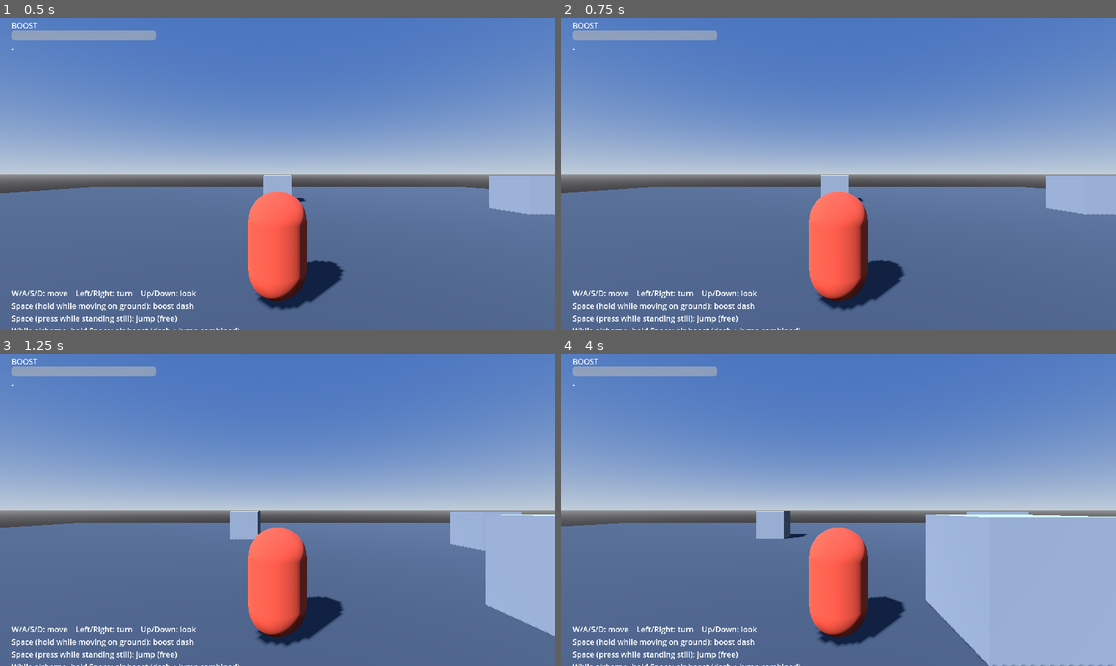
Above: before the commit, frames 1-4 (two rows, left to right).
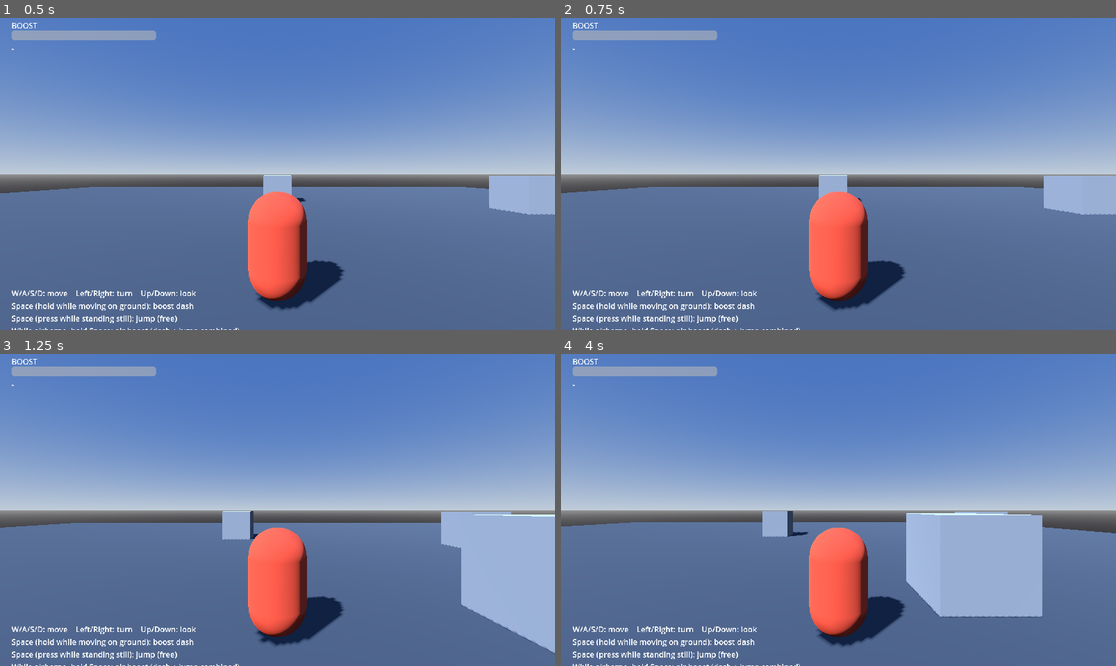
Above: after the commit, the same moments.

Repository: kozakoza1216/ac
Game: Godot game, scene res://scenes/Main.tscn
Same seed, same stepped clock (60 frames per second), same inputs: the game is played once before the commit and once after it.
Inputs:
- Up to frame 1 (0.5 s): no input
- Up to frame 2 (0.75 s): tap Enter at 0.5 s; hold D from 0.53 s (still down)
- Up to frame 3 (1.25 s): keep holding D; tap Space at 0.77 s
- Up to frame 4 (4 s): release D at 1.28 s; hold S 1.28-2.03 s; tap Space at 1.52, 3.02, 3.77 s; hold D 2.03-2.78 s; hold W 2.78-3.53 s; hold A from 3.53 s (still down)

Frame 1 is identical in both runs. In frame 2, 0.2% of the frame differs, in the area x 1-100%, y 50-94%; in frame 3, 2.0%; in frame 4, 10%, in the area x 2-100%, y 50-100%.

Commit message:
Strengthen acceleration/deceleration to fight momentum harder
Movement felt too free-sliding -- direction changes and stops needed
more force actively countering existing inertia rather than just
gently blending toward the new target velocity.

- Walk accel 12 -> 18
- Air control accel (non-boosted) 8 -> 14, air drag 1.5 -> 3.0
- Boost accel (dash + air-boost horizontal) 46 -> 58
- Post-dash momentum bleed-off 2.0 -> 3.5

Co-Authored-By: Claude Sonnet 5 <noreply@anthropic.com>
Claude-Session: https://claude.ai/code/session_01AUEeVjV1iAVicfMFpLPHpb

Diff:
--- a/scripts/player.gd
+++ b/scripts/player.gd
@@ -21,19 +21,19 @@
 
 const GRAVITY := 32.0
 
-const WALK_ACCEL := 12.0
+const WALK_ACCEL := 18.0
 const WALK_MAX_SPEED := 4.0
-const AIR_DAMPING := 1.5
+const AIR_DAMPING := 3.0
 
 # Non-boosted air control (falling, or airborne with boost not held) is
 # deliberately independent of the (slow) walk speed above, so you can
 # still steer around in the air without needing to spend gauge.
-const AIR_CONTROL_ACCEL := 8.0
+const AIR_CONTROL_ACCEL := 14.0
 const AIR_CONTROL_MAX_SPEED := 6.0
 
-const BOOST_ACCEL := 46.0
+const BOOST_ACCEL := 58.0
 const BOOST_MAX_SPEED := 24.0
-const BOOST_DAMPING_AFTER_RELEASE := 2.0
+const BOOST_DAMPING_AFTER_RELEASE := 3.5
 
 const JUMP_VELOCITY := 9.0
 
